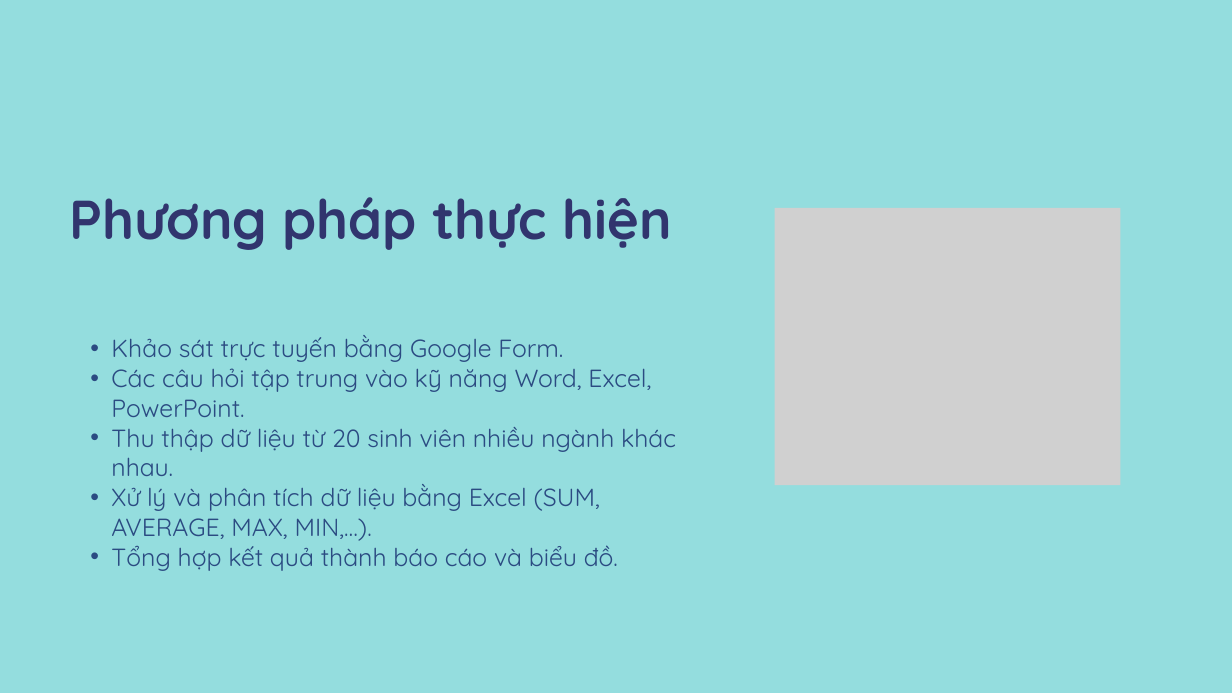
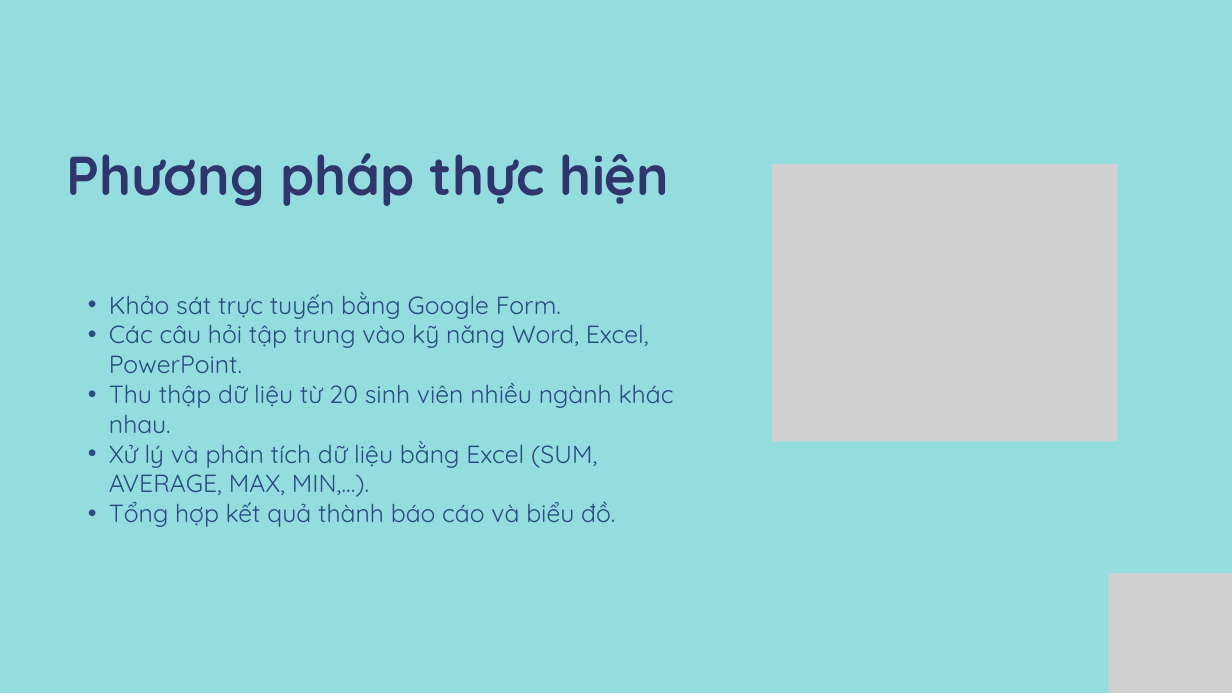
Before and after one commit to huy16dev/HN_ENG_KS25CNTT1_PHANVANPHONGHUY_01, a slide deck: slide 4 of TongKet_KhaoSatCNTT.pptx (slide 3 before the commit). Drawn at 1232x693 pixels with LibreOffice and Linux fonts; fonts in the diff are those of the drawing; grey boxes stand for pictures. Boxes give left, top, right and bottom in pixels: in the first picture for what was removed or moved away, otherwise in the second. Text is boxed around its words. In the diff, an @@ line names an element or a change of style, - is before the commit and + after.

```diff
--- a/TongKet_KhaoSatCNTT.pptx
+++ b/TongKet_KhaoSatCNTT.pptx
@@ 2 texts, 1 picture: place and size @@
-2 texts, 1 picture at (69, 197, 1120, 571)
+2 texts, 1 picture at (67, 153, 1117, 527)
@@ picture added at (1109, 573, 1232, 693) @@
```
Also in this commit, not shown: 2 other slides changed, 3 slides added, 1 slide removed.
